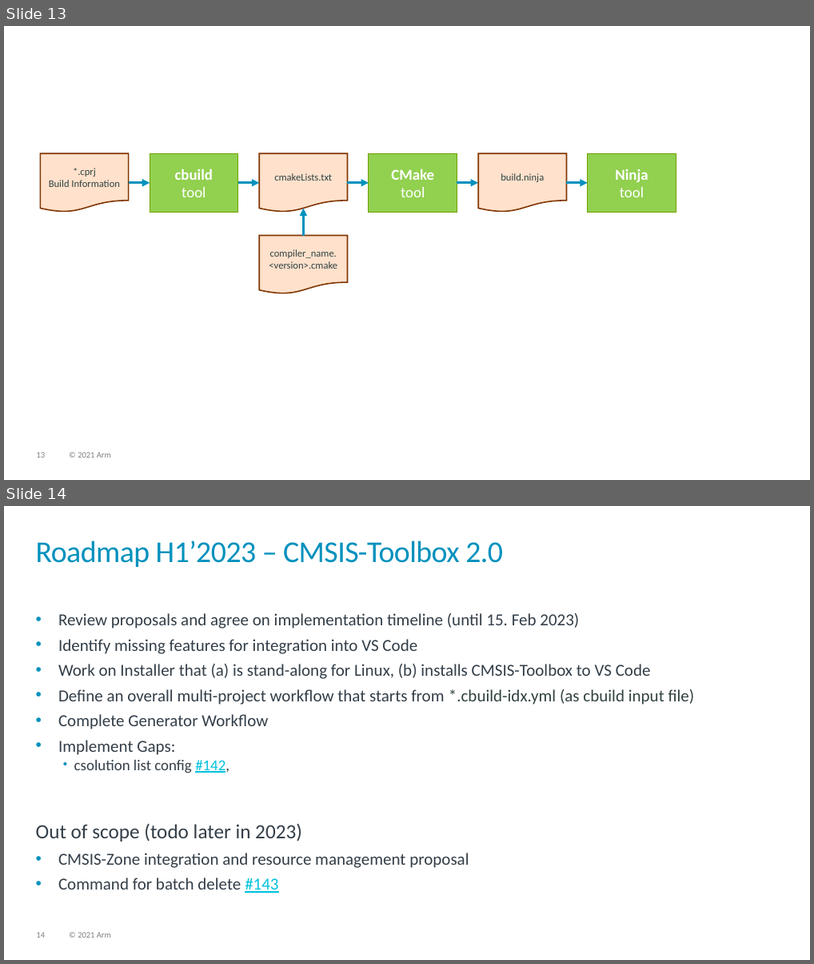
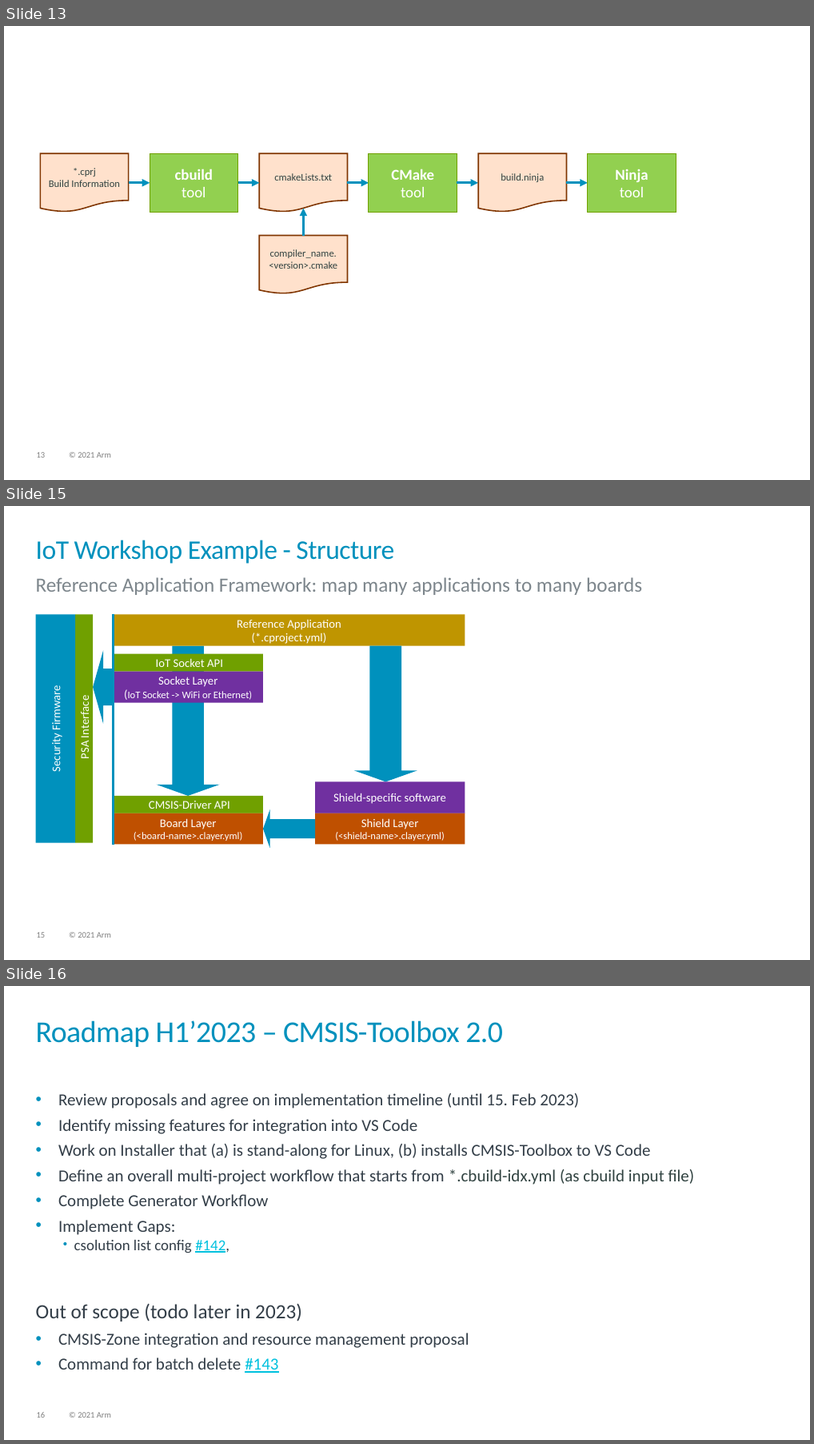
Before and after one commit to Open-CMSIS-Pack/devtools, a slide deck: tools/projmgr/docs/Manual/images/overview.pptx. Shown one above the other, each under a label of ours: slides 13 and 14 before the commit, slides 13, 15 and 16 after it; the slides between them are not shown. The pictures are 814x964 and 814x1444 pixels, drawn with LibreOffice and Linux fonts; fonts in the diff are those of the drawing. Boxes give left, top, right and bottom in pixels: in the first picture for what was removed or moved away, otherwise in the second. Text is boxed around its words. In the diff, an @@ line names an element or a change of style, - is before the commit and + after.

Commit message:
Reference Example Framework

```diff
--- a/tools/projmgr/docs/Manual/images/overview.pptx
+++ b/tools/projmgr/docs/Manual/images/overview.pptx
@@ slide 15 added at (4,506,810,960), background #FFFFFF; not listed: 2 template elements that a slide beside it also shows @@
@@ title added at (36,540,394,564), 32 pt, text #0091BD @@
+IoT Workshop Example - Structure
@@ text added at (36,577,642,595), 24 pt, text #7D868C @@
+Reference Application Framework: map many applications to many boards
@@ rectangle added at (36,615,76,843), fill #0091BD, 14 pt, text #FFFFFF @@
+Security Firmware
@@ rectangle added at (75,614,93,842), fill #70A000, 14 pt, text #FFFFFF @@
+PSA Interface
@@ rectangle added at (114,614,466,646), fill #BF9500, 14 pt, text #FFFFFF @@
+Reference Application
+(*.cproject.yml)
@@ line added from (114, 614) to (114, 844), #0091BD 3 pt @@
@@ down arrow added at (157,646,220,796), fill #0091BD @@
@@ down arrow added at (354,646,418,782), fill #0091BD @@
@@ down arrow added at (93,650,114,724), fill #0091BD @@
@@ rectangle added at (114,671,263,703), fill #7030A0, 12 pt, text #FFFFFF @@
+Socket Layer
+(IoT Socket -> WiFi or Ethernet)
@@ rectangle added at (114,654,263,671), fill #70A000, 14 pt, text #FFFFFF @@
+IoT Socket API
@@ rectangle added at (315,782,466,813), fill #7030A0, 14 pt, text #FFFFFF @@
+Shield-specific software
@@ rectangle added at (114,812,263,844), fill #BF5000, 12 pt, text #FFFFFF @@
+Board Layer
+(<board-name>.clayer.yml)
@@ rectangle added at (114,796,263,813), fill #70A000, 14 pt, text #FFFFFF @@
+CMSIS-Driver API
@@ down arrow added at (263,809,315,848), fill #0091BD @@
@@ rectangle added at (315,812,466,844), fill #BF5000, 12 pt, text #FFFFFF @@
+Shield Layer
+(<shield-name>.clayer.yml)
@@ what was slide 14 is now slide 16 @@
```
Also in this commit, not shown: 1 slide changed, 2 other slides added, 6 other files.
